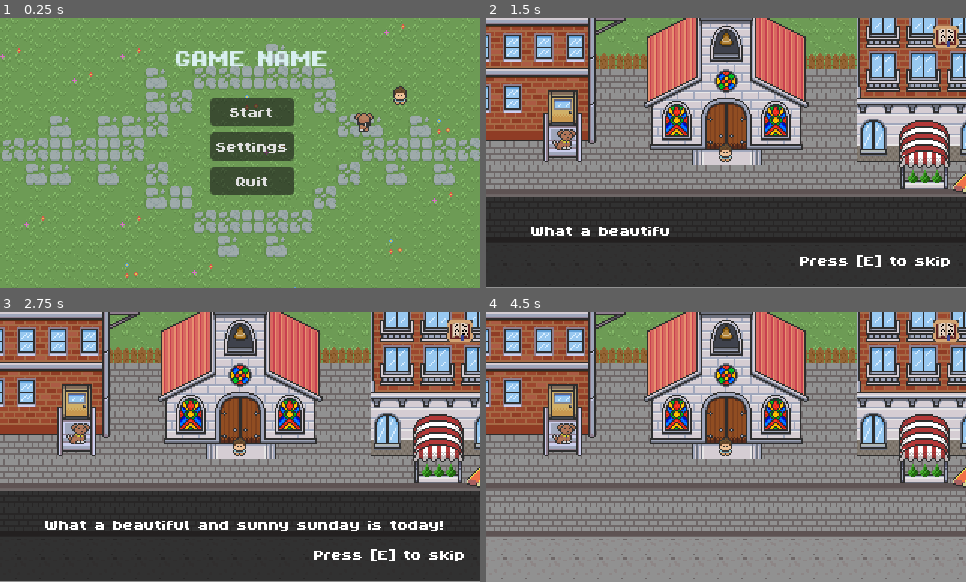
Above: before the commit, frames 1-4 (two rows, left to right).
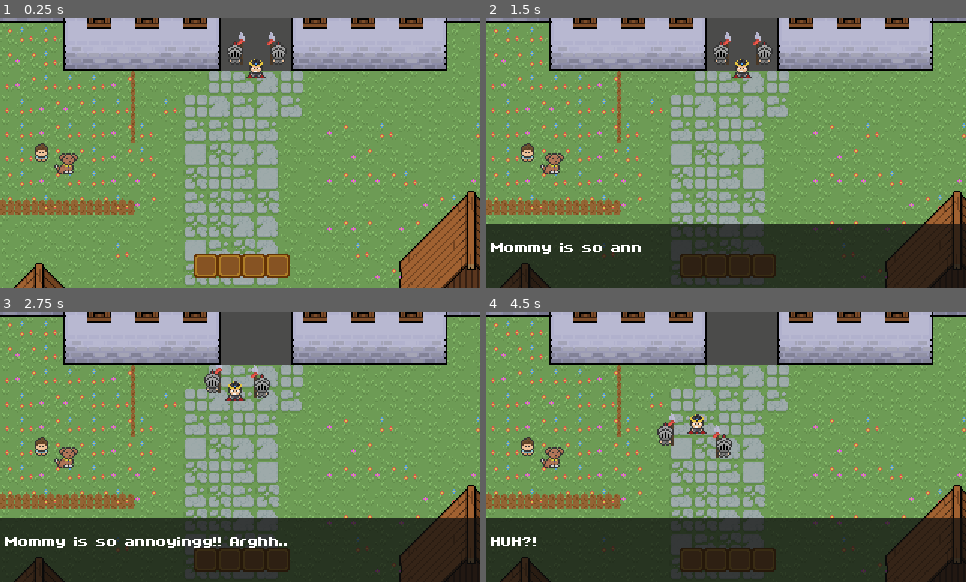
Above: after the commit, the same moments.

Repository: denis0bej/appsters
Game: Godot game, scene res://Scenes/village.tscn
Two runs of this game, one before a commit and one after it. Both use one fixed random seed, a clock stepped at 60 frames per second and the inputs below. Before the commit the project starts from res://Scenes/main_menu.tscn.
Inputs (mouse positions are in pixels of both pictures, inside the frame that each line leads up to):
- Up to frame 1 (0.25 s): no input
- Up to frame 2 (1.5 s): click (735, 112) at 0.5 s, where only the run before the commit has a clickable "Start"; tap E (Interact) at 1.25, 1.35 s; move the mouse to (831, 139) at 1.27 s; hold D (walk_right) from 1.28 s (still down)
- Up to frame 3 (2.75 s): tap E (Interact) at 2, 2.1 s; move the mouse to (144, 460) at 2.02 s; release D (walk_right) at 2.03 s; hold S (walk_down) from 2.03 s (still down)
- Up to frame 4 (4.5 s): tap E (Interact) at 2.75, 3.05, 3.5, 3.6, 4.25, 4.35 s; move the mouse to (774, 387) at 2.77 s; release S (walk_down) at 2.78 s; hold D (walk_right) 2.78-3.53 s; click (774, 387) at 2.85 s; move the mouse to (702, 501) at 3.52 s; hold W (walk_up) 3.53-4.28 s; move the mouse to (870, 487) at 4.27 s; hold A (walk_left) from 4.28 s (still down)

The runs differ from the first frame. In frame 1, 51% of the frame differs, in the area x 0-100%, y 0-100%; in frame 2, 81%; in frame 3, 83%; in frame 4, 98%.

Commit message:
commit by denis

Diff:
--- a/Scenes/tree.tscn
+++ b/Scenes/tree.tscn
@@ -62,7 +62,7 @@
 size = Vector2(3, 11.5)
 
 [sub_resource type="CircleShape2D" id="CircleShape2D_m36md"]
-radius = 3.53553
+radius = 4.52769
 
 [node name="Tree" type="CharacterBody2D"]
 script = ExtResource("1_rsuno")
@@ -201,24 +201,13 @@
 [connection signal="body_exited" from="Area2D" to="." method="_on_area_2d_body_exited"]
 [connection signal="timeout" from="Timer" to="." method="_on_timer_timeout"]
 [connection signal="body_entered" from="Apple1/Apple_Area1" to="." method="_on_apple_area_1_body_entered"]
-[connection signal="body_exited" from="Apple1/Apple_Area1" to="." method="_on_apple_area_1_body_exited"]
 [connection signal="body_entered" from="Apple2/Apple_Area2" to="." method="_on_apple_area_2_body_entered"]
-[connection signal="body_exited" from="Apple2/Apple_Area2" to="." method="_on_apple_area_2_body_exited"]
 [connection signal="body_entered" from="Apple3/Apple_Area3" to="." method="_on_apple_area_3_body_entered"]
-[connection signal="body_exited" from="Apple3/Apple_Area3" to="." method="_on_apple_area_3_body_exited"]
 [connection signal="body_entered" from="Apple4/Apple_Area4" to="." method="_on_apple_area_4_body_entered"]
-[connection signal="body_exited" from="Apple4/Apple_Area4" to="." method="_on_apple_area_4_body_exited"]
 [connection signal="body_entered" from="Apple5/Apple_Area5" to="." method="_on_apple_area_5_body_entered"]
-[connection signal="body_exited" from="Apple5/Apple_Area5" to="." method="_on_apple_area_5_body_exited"]
 [connection signal="body_entered" from="Apple6/Apple_Area6" to="." method="_on_apple_area_6_body_entered"]
-[connection signal="body_exited" from="Apple6/Apple_Area6" to="." method="_on_apple_area_6_body_exited"]
 [connection signal="body_entered" from="Apple7/Apple_Area7" to="." method="_on_apple_area_7_body_entered"]
-[connection signal="body_exited" from="Apple7/Apple_Area7" to="." method="_on_apple_area_7_body_exited"]
 [connection signal="body_entered" from="Apple8/Apple_Area8" to="." method="_on_apple_area_8_body_entered"]
-[connection signal="body_exited" from="Apple8/Apple_Area8" to="." method="_on_apple_area_8_body_exited"]
 [connection signal="body_entered" from="Apple9/Apple_Area9" to="." method="_on_apple_area_9_body_entered"]
-[connection signal="body_exited" from="Apple9/Apple_Area9" to="." method="_on_apple_area_9_body_exited"]
 [connection signal="body_entered" from="Apple10/Apple_Area10" to="." method="_on_apple_area_10_body_entered"]
-[connection signal="body_exited" from="Apple10/Apple_Area10" to="." method="_on_apple_area_10_body_exited"]
 [connection signal="body_entered" from="Apple11/Apple_Area11" to="." method="_on_apple_area_11_body_entered"]
-[connection signal="body_exited" from="Apple11/Apple_Area11" to="." method="_on_apple_area_11_body_exited"]
--- a/Scripts/tree.gd
+++ b/Scripts/tree.gd
@@ -6,6 +6,7 @@
 var real_apples:= false
 var apple_pickup:= false
 var apple_to_grab: Sprite2D
+var cnt:= 0
 @onready var control:= $"../Camera2D/Control"
 
 func _ready() -> void:
@@ -49,8 +50,9 @@
 			$Tree_bw_anim.play("tree_bw")
 
 	if apple_pickup == true:
-		if Input.is_action_just_pressed("Interact"):
+		if Input.is_action_just_pressed("Interact") and cnt < 11:
 			interact(apple_to_grab)
+			cnt = cnt + 1
 
 
 func _on_area_2d_body_entered(body: Node2D) -> void:
@@ -75,66 +77,89 @@
 
 func _on_apple_area_1_body_entered(body: Node2D) -> void:
 	if body.name.contains("Player"):
+		if apple_pickup == true:
+			pass
 		apple_pickup = true
 		apple_to_grab = $Apple1
 
 
+
 func _on_apple_area_2_body_entered(body: Node2D) -> void:
 	if body.name.contains("Player"):
+		if apple_pickup == true:
+			pass
 		apple_pickup = true
 		apple_to_grab = $Apple2
 
 
 func _on_apple_area_3_body_entered(body: Node2D) -> void:
 	if body.name.contains("Player"):
+		if apple_pickup == true:
+			pass
 		apple_pickup = true
 		apple_to_grab = $Apple3
 
 
 func _on_apple_area_4_body_entered(body: Node2D) -> void:
 	if body.name.contains("Player"):
+		if apple_pickup == true:
+			pass
 		apple_pickup = true
 		apple_to_grab = $Apple4
 
 
 func _on_apple_area_5_body_entered(body: Node2D) -> void:
 	if body.name.contains("Player"):
+		if apple_pickup == true:
+			pass
 		apple_pickup = true
 		apple_to_grab = $Apple5
 
 
 func _on_apple_area_6_body_entered(body: Node2D) -> void:
 	if body.name.contains("Player"):
+		if apple_pickup == true:
+			pass
 		apple_pickup = true
 		apple_to_grab = $Apple6
 
 
 func _on_apple_area_7_body_entered(body: Node2D) -> void:
 	if body.name.contains("Player"):
+		if apple_pickup == true:
+			pass
 		apple_pickup = true
 		apple_to_grab = $Apple7
 
 
 func _on_apple_area_8_body_entered(body: Node2D) -> void:
 	if body.name.contains("Player"):
+		if apple_pickup == true:
+			pass
 		apple_pickup = true
 		apple_to_grab = $Apple8
 
 
 func _on_apple_area_9_body_entered(body: Node2D) -> void:
 	if body.name.contains("Player"):
+		if apple_pickup == true:
+			pass
 		apple_pickup = true
 		apple_to_grab = $Apple9
 
 
 func _on_apple_area_10_body_entered(body: Node2D) -> void:
 	if body.name.contains("Player"):
+		if apple_pickup == true:
+			pass
 		apple_pickup = true
 		apple_to_grab = $Apple10
 
 
 func _on_apple_area_11_body_entered(body: Node2D) -> void:
 	if body.name.contains("Player"):
+		if apple_pickup == true:
+			pass
 		apple_pickup = true
 		apple_to_grab = $Apple11
 
@@ -168,41 +193,3 @@
 		$Tree_bw_anim.visible = false
 		art_cooldown = false
 		real_apples = true
-
-
-
-func _on_apple_area_1_body_exited(body: Node2D) -> void:
-	apple_pickup = false
-
-
-func _on_apple_area_2_body_exited(body: Node2D) -> void:
-	apple_pickup = false
-
-
-func _on_apple_area_3_body_exited(body: Node2D) -> void:
-	apple_pickup = false
-
-
-func _on_apple_area_4_body_exited(body: Node2D) -> void:
-	apple_pickup = false
-
-func _on_apple_area_5_body_exited(body: Node2D) -> void:
-	apple_pickup = false
-
-func _on_apple_area_6_body_exited(body: Node2D) -> void:
-	apple_pickup = false
-
-func _on_apple_area_7_body_exited(body: Node2D) -> void:
-	apple_pickup = false
-
-func _on_apple_area_8_body_exited(body: Node2D) -> void:
-	apple_pickup = false
-
-func _on_apple_area_9_body_exited(body: Node2D) -> void:
-	apple_pickup = false
-
-func _on_apple_area_10_body_exited(body: Node2D) -> void:
-	apple_pickup = false
-
-func _on_apple_area_11_body_exited(body: Node2D) -> void:
-	apple_pickup = false
--- a/Scripts/village.gd
+++ b/Scripts/village.gd
@@ -5,6 +5,7 @@
 var cnt := 0.0
 
 func _ready() -> void:
+	$Player.still = true
 	$FadeToBlack.visible = true
 	$AnimationPlayer/Knight2.z_index = 0
 	$FadeToBlack.modulate.a = 0.0  # Start transparent
@@ -46,7 +47,6 @@
 
 func sec_anim():
 	$AnimationPlayer/Prince.visible = false
-	$Player.still = false
 	$AnimationPlayer/Knight.visible = false
 	$AnimationPlayer/Knight2.visible = false
 	$doggy.visible = false
@@ -63,3 +63,4 @@
 	$"Camera2D/Dialogue".hide()
 	await get_tree().create_timer(1.5).timeout
 	$Camera2D/Control/Slot1/Item1.texture = $AnimationPlayer/ArtefactBw.texture
+	$Player.still = false
--- a/project.godot
+++ b/project.godot
@@ -11,7 +11,7 @@
 [application]
 
 config/name="Appsters"
-run/main_scene="uid://c2nya4fiqe0k7"
+run/main_scene="uid://d0lakgrv581lx"
 config/features=PackedStringArray("4.4", "Forward Plus")
 config/icon="res://Art/icon.svg"
 
Not shown: 2 places in Scenes/intro.tscn that only renumber resources
